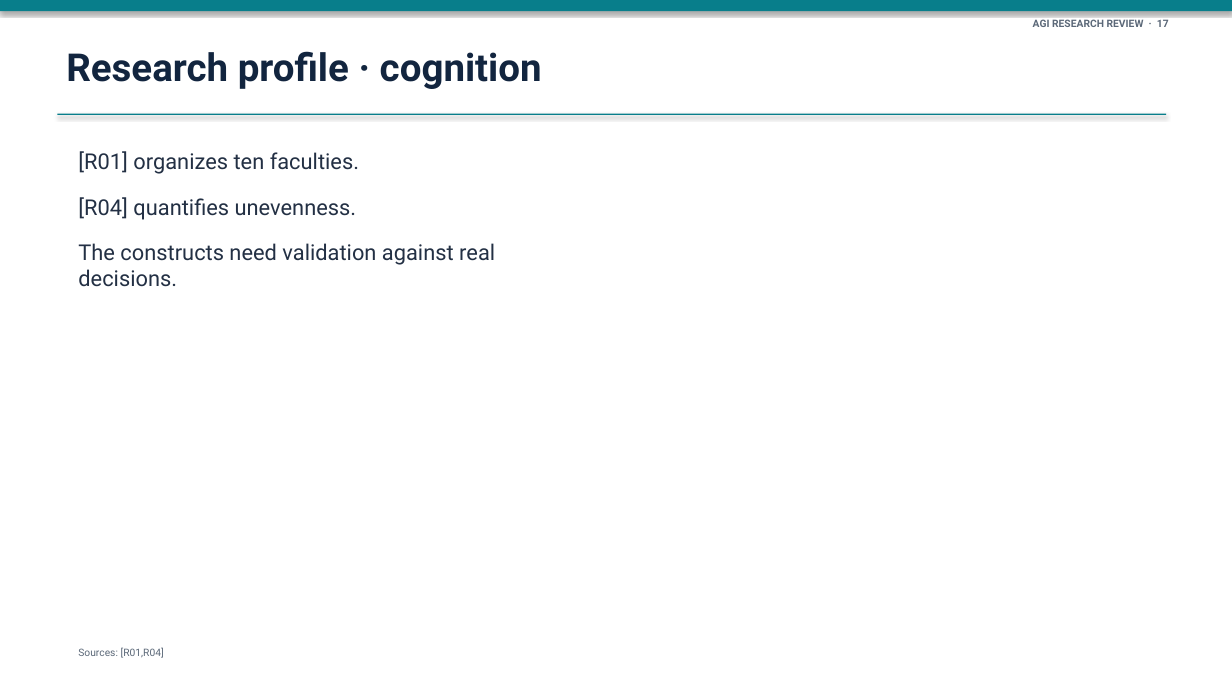
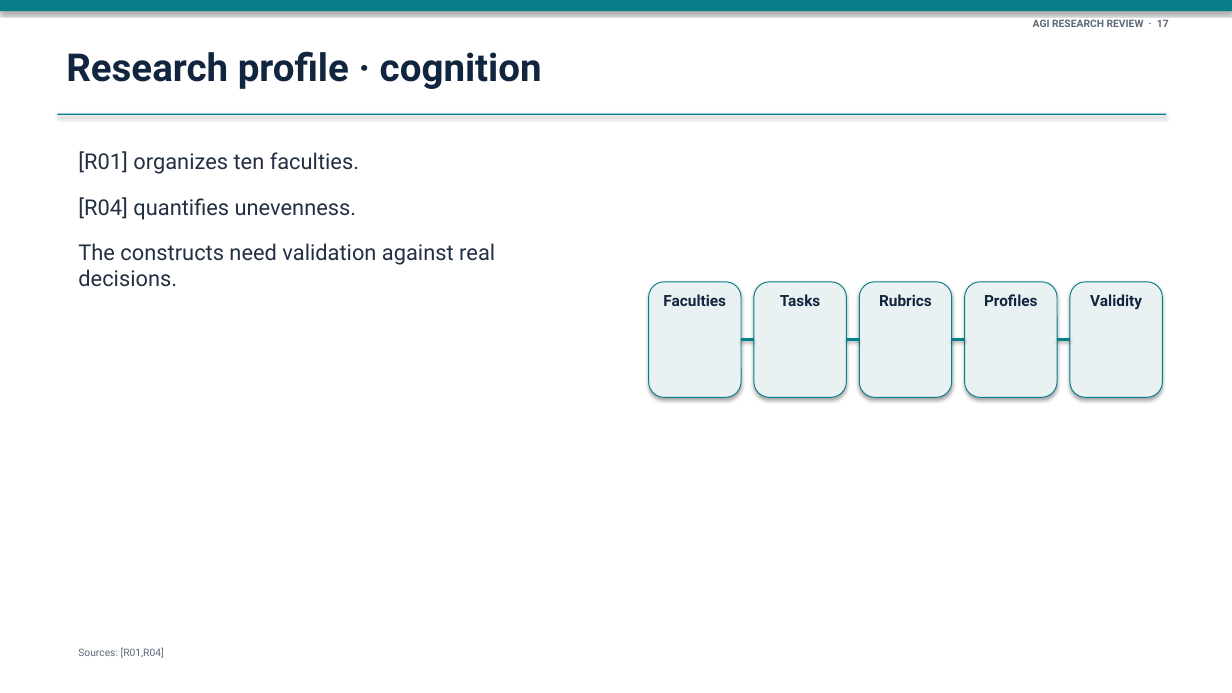
Before and after one commit to rashmiranjanaiet/AGI, a slide deck: slide 17 of site/downloads/AGI_Research_Review_2026.pptx. Drawn at 1232x693 pixels with LibreOffice and Linux fonts; fonts in the diff are those of the drawing. Boxes give left, top, right and bottom in pixels: in the first picture for what was removed or moved away, otherwise in the second. Text is boxed around its words. In the diff, an @@ line names an element or a change of style, - is before the commit and + after.

```diff
--- a/site/downloads/AGI_Research_Review_2026.pptx
+++ b/site/downloads/AGI_Research_Review_2026.pptx
@@ rounded rectangle added at [649,282,741,397], fill #EAF1F3, outline #087E8B 0.75 pt, 12 pt, text #12253F, bold @@
+Faculties
@@ rounded rectangle added at [754,282,847,397], fill #EAF1F3, outline #087E8B 0.75 pt, 12 pt, text #12253F, bold @@
+Tasks
@@ rounded rectangle added at [860,282,952,397], fill #EAF1F3, outline #087E8B 0.75 pt, 12 pt, text #12253F, bold @@
+Rubrics
@@ rounded rectangle added at [965,282,1057,397], fill #EAF1F3, outline #087E8B 0.75 pt, 12 pt, text #12253F, bold @@
+Profiles
@@ rounded rectangle added at [1070,282,1163,397], fill #EAF1F3, outline #087E8B 0.75 pt, 12 pt, text #12253F, bold @@
+Validity
@@ line added from (741, 339) to (754, 339), #087E8B 2 pt @@
@@ line added from (847, 339) to (860, 339), #087E8B 2 pt @@
@@ line added from (952, 339) to (965, 339), #087E8B 2 pt @@
@@ line added from (1057, 339) to (1070, 339), #087E8B 2 pt @@
```
Also in this commit, not shown: 6 other slides changed, 2 other files.
